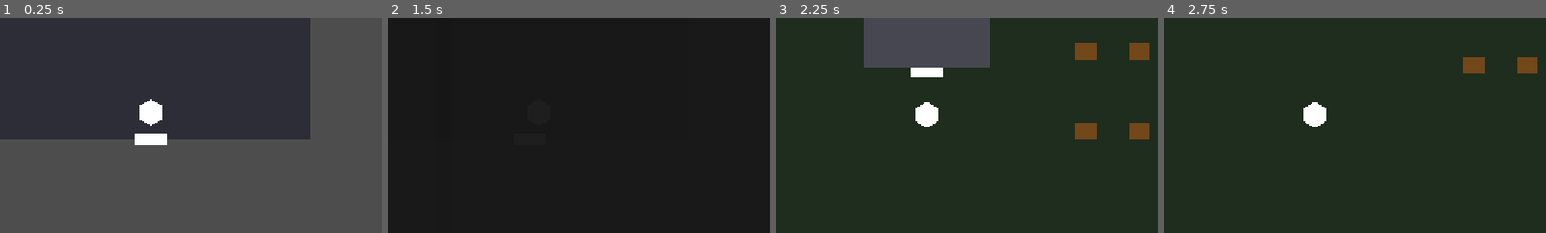
Above: before the commit, frames 1-4 (left to right).
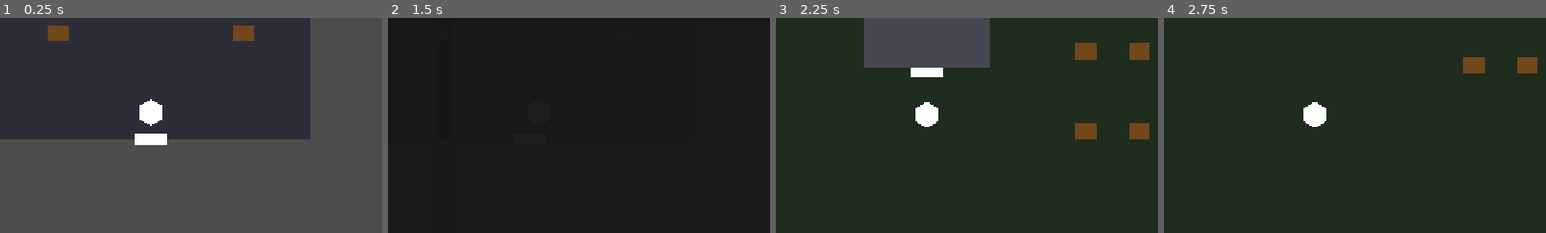
Above: after the commit, the same moments.

Repository: salexume94-pixel/Scripts
Game: Godot game, scene res://scenes/Interior.tscn
Same seed, same stepped clock (60 frames per second), same inputs: the game is played once before the commit and once after it. This scene is started directly instead of the project's main scene.
Inputs:
- Up to frame 1 (0.25 s): no input
- Up to frame 2 (1.5 s): tap Enter at 0.5 s; hold Right (ui_right) 0.53-1.25 s; tap I at 0.6 s; click "Test Damage (-25 HP)" at 1.25 s
- Up to frame 3 (2.25 s): tap I at 2 s; hold Down (ui_down) from 2.03 s (still down); tap E at 2.1 s
- Up to frame 4 (2.75 s): keep holding Down (ui_down)
The pictures show only the part of the screen within x 30-80%, y 28-78%; the shares and areas given below are measured in that part.

The runs differ from the first frame. In frame 1, 0.8% of the frame differs, in the area x 12-67%, y 3-11%; in frame 2, less than 0.1%; in frame 3, nothing differs; in frame 4, nothing differs.

Commit message:
Use real item resources for Interior test chests

Diff:
--- a/scenes/Interior.tscn
+++ b/scenes/Interior.tscn
@@ -23,11 +23,19 @@
 
 [node name="PotionChest" parent="InteriorContent" instance=ExtResource("6_chest")]
 position = Vector2(-140, -80)
-reward_item_id = "test_potion"
+reward_item_id = "potion"
 
 [node name="SwordChest" parent="InteriorContent" instance=ExtResource("6_chest")]
 position = Vector2(140, -80)
-reward_item_id = "test_sword"
+reward_item_id = "iron_sword"
+
+[node name="HelmChest" parent="InteriorContent" instance=ExtResource("6_chest")]
+position = Vector2(-140, 0)
+reward_item_id = "leather_helm"
+
+[node name="RingChest" parent="InteriorContent" instance=ExtResource("6_chest")]
+position = Vector2(140, 0)
+reward_item_id = "power_ring"
 
 [node name="InteriorPresentation" type="Node2D" parent="."]
 script = ExtResource("4_interior_presentation")
